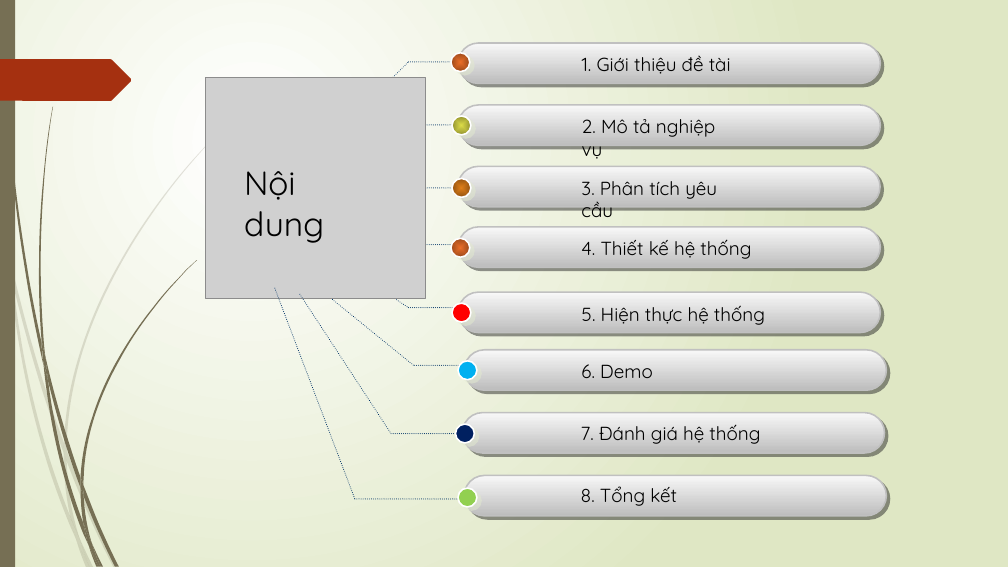
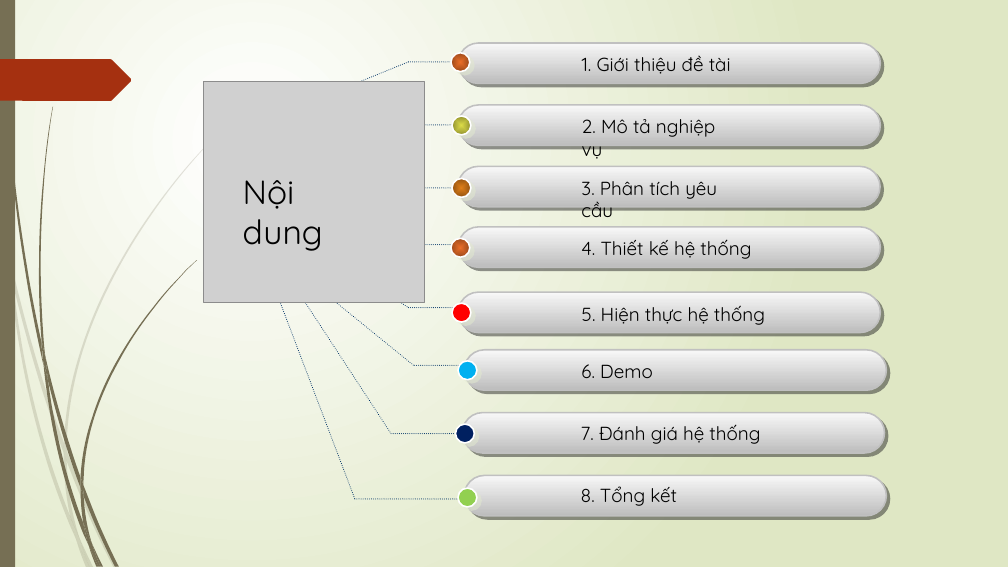
Before and after one commit to doanlecong/LVTN, a slide deck: slide 2 of docs/slide trình cô - bản 1.pptx. Drawn at 1008x567 pixels with LibreOffice and Linux fonts; fonts in the diff are those of the drawing; grey boxes stand for pictures. Boxes give left, top, right and bottom in pixels: in the first picture for what was removed or moved away, otherwise in the second. Text is boxed around its words. In the diff, an @@ line names an element or a change of style, - is before the commit and + after.

```diff
--- a/docs/slide trình cô - bản 1.pptx
+++ b/docs/slide trình cô - bản 1.pptx
@@ picture: place and size @@
-picture at [205,77,426,298]
+picture at [203,82,424,302]
@@ line moved from (377, 94) - (408, 62) to (346, 87) - (408, 62) @@
@@ text "Nội dung": place and size @@
-text "Nội dung" at [244,171,324,243]
+text "Nội dung" at [243,180,323,251]
```
Also in this commit, not shown: 1 other slide changed.
